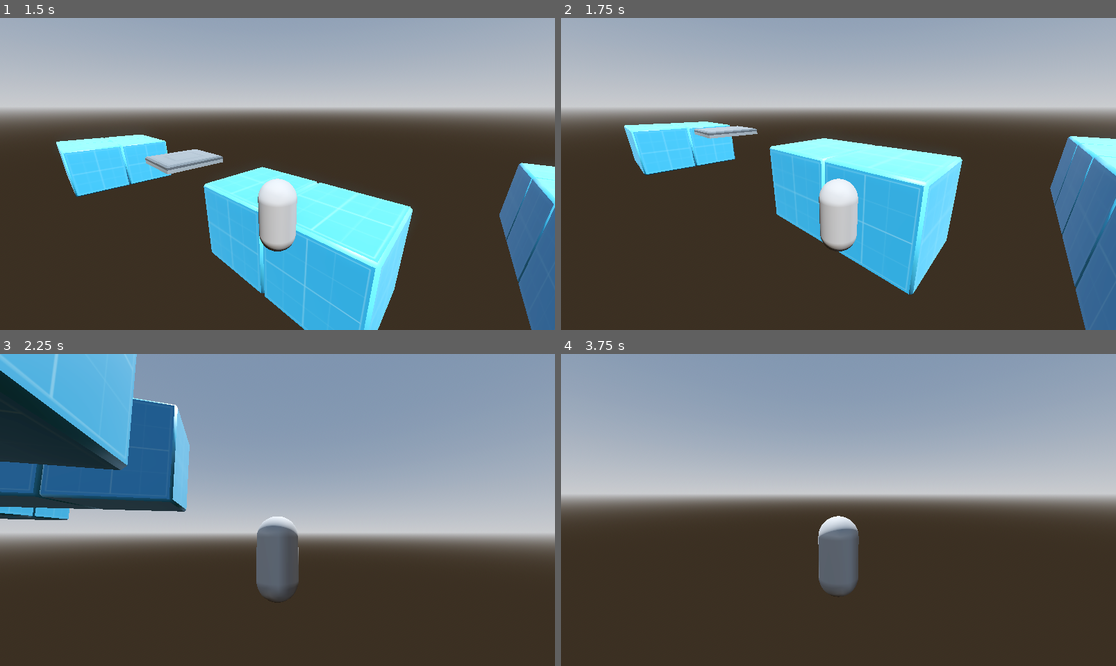
Above: before the commit, frames 1-4 (two rows, left to right).
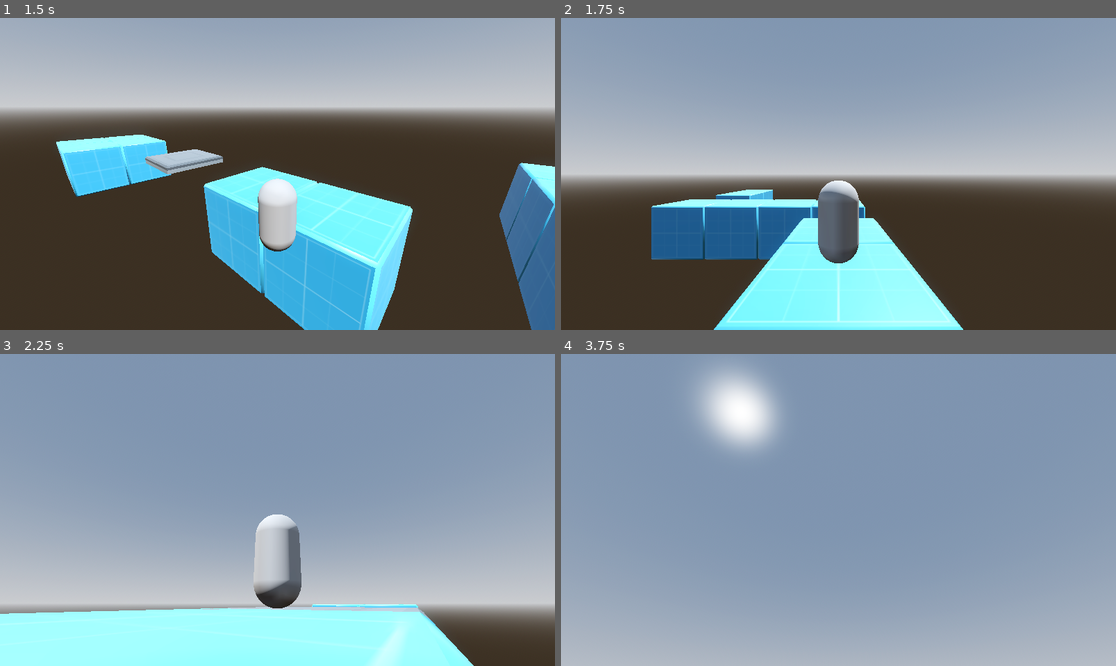
Above: after the commit, the same moments.

Repository: AbsoluteZer0527/My-first-3D-Godot-game
Game: Godot game, scene res://Scenes/game_scene.tscn
Two runs of this game, one before a commit and one after it. Both use one fixed random seed, a clock stepped at 60 frames per second and the inputs below.
Inputs (mouse positions are in pixels of both pictures, inside the frame that each line leads up to):
- Up to frame 1 (1.5 s): tap Enter (ui_accept) at 0.5, 0.77 s; move the mouse to (305, 174) at 0.52 s; hold W (forward) 0.53-1.28 s; tap Tab at 0.6, 1.35 s; move the mouse to (166, 189) at 1.27 s; hold S (backward) from 1.28 s (still down)
- Up to frame 2 (1.75 s): keep holding S (backward); tap Enter (ui_accept) at 1.52 s
- Up to frame 3 (2.25 s): move the mouse to (288, 503) at 2.02 s; release S (backward) at 2.03 s; hold W (forward) from 2.03 s (still down); tap Tab at 2.1 s
- Up to frame 4 (3.75 s): keep holding W (forward); move the mouse to (810, 572) at 2.77 s; tap Tab at 2.85, 3.6 s; tap Enter (ui_accept) at 3.02 s; move the mouse to (877, 513) at 3.52 s

Frame 1 is identical in both runs. In frame 2, 71% of the frame differs, in the area x 0-100%, y 4-100%; in frame 3, 69%; in frame 4, 80%.

Commit message:
Death Zone: Player will be respawn when falling down

Diff:
--- a/First-3D/new-game-project/Scenes/game_scene.tscn
+++ b/First-3D/new-game-project/Scenes/game_scene.tscn
@@ -1,8 +1,9 @@
-[gd_scene load_steps=11 format=3 uid="uid://duvjmwvyd5uii"]
+[gd_scene load_steps=13 format=3 uid="uid://duvjmwvyd5uii"]
 
 [ext_resource type="PackedScene" path="res://Scenes/player.tscn" id="1_x87qo"]
 [ext_resource type="PackedScene" uid="uid://ch5wgsbao1ifm" path="res://Assets/Models/Cube_Prototype_Large_A.gltf" id="2_b6fju"]
 [ext_resource type="PackedScene" uid="uid://cp58xtnmho1kk" path="res://Assets/Models/Floor.gltf" id="3_6h5vk"]
+[ext_resource type="Script" uid="uid://klep18oa8dh7" path="res://game_manager.gd" id="4_fiftr"]
 
 [sub_resource type="ProceduralSkyMaterial" id="ProceduralSkyMaterial_oqyrl"]
 sky_horizon_color = Color(0.66224277, 0.6717428, 0.6867428, 1)
@@ -27,7 +28,7 @@
 tracks/0/type = "value"
 tracks/0/imported = false
 tracks/0/enabled = true
-tracks/0/path = NodePath("Moving Platform:position")
+tracks/0/path = NodePath("MovingPlatform:position")
 tracks/0/interp = 2
 tracks/0/loop_wrap = false
 tracks/0/keys = {
@@ -42,7 +43,7 @@
 tracks/0/type = "value"
 tracks/0/imported = false
 tracks/0/enabled = true
-tracks/0/path = NodePath("Moving Platform:position")
+tracks/0/path = NodePath("MovingPlatform:position")
 tracks/0/interp = 1
 tracks/0/loop_wrap = true
 tracks/0/keys = {
@@ -58,6 +59,8 @@
 &"moving": SubResource("Animation_6h5vk")
 }
 
+[sub_resource type="WorldBoundaryShape3D" id="WorldBoundaryShape3D_1ixah"]
+
 [node name="GameScene" type="Node3D"]
 
 [node name="WorldEnvironment" type="WorldEnvironment" parent="."]
@@ -71,55 +74,66 @@
 [node name="Player" parent="." instance=ExtResource("1_x87qo")]
 transform = Transform3D(1, 0, 0, 0, 1, 0, 0, 0, 1, 12, 5.233398, 24)
 
-[node name="Node3D" type="Node3D" parent="."]
+[node name="Ground" type="Node3D" parent="."]
 
-[node name="Cube_Prototype_Large_A3" parent="Node3D" instance=ExtResource("2_b6fju")]
+[node name="Cube_Prototype_Large_A3" parent="Ground" instance=ExtResource("2_b6fju")]
 transform = Transform3D(1, 0, 0, 0, 1, 0, 0, 0, 1, 0, 0, 4)
 
-[node name="Cube_Prototype_Large_A2" parent="Node3D" instance=ExtResource("2_b6fju")]
+[node name="Cube_Prototype_Large_A2" parent="Ground" instance=ExtResource("2_b6fju")]
 
-[node name="Cube_Prototype_Large_A4" parent="Node3D" instance=ExtResource("2_b6fju")]
+[node name="Cube_Prototype_Large_A4" parent="Ground" instance=ExtResource("2_b6fju")]
 transform = Transform3D(1, 0, 0, 0, 1, 0, 0, 0, 1, 0, 0, 12)
 
-[node name="Cube_Prototype_Large_A5" parent="Node3D" instance=ExtResource("2_b6fju")]
+[node name="Cube_Prototype_Large_A5" parent="Ground" instance=ExtResource("2_b6fju")]
 transform = Transform3D(1, 0, 0, 0, 1, 0, 0, 0, 1, 4, 0, 12)
 
-[node name="Cube_Prototype_Large_A6" parent="Node3D" instance=ExtResource("2_b6fju")]
+[node name="Cube_Prototype_Large_A6" parent="Ground" instance=ExtResource("2_b6fju")]
 transform = Transform3D(1, 0, 0, 0, 1, 0, 0, 0, 1, 8, 0, 12)
 
-[node name="Cube_Prototype_Large_A7" parent="Node3D" instance=ExtResource("2_b6fju")]
+[node name="Cube_Prototype_Large_A7" parent="Ground" instance=ExtResource("2_b6fju")]
 transform = Transform3D(1, 0, 0, 0, 1, 0, 0, 0, 1, 12, 0, 12)
 
-[node name="Cube_Prototype_Large_A8" parent="Node3D" instance=ExtResource("2_b6fju")]
+[node name="Cube_Prototype_Large_A8" parent="Ground" instance=ExtResource("2_b6fju")]
 transform = Transform3D(1, 0, 0, 0, 1, 0, 0, 0, 1, 12, 0, 20)
 
-[node name="Cube_Prototype_Large_A9" parent="Node3D" instance=ExtResource("2_b6fju")]
+[node name="Cube_Prototype_Large_A9" parent="Ground" instance=ExtResource("2_b6fju")]
 transform = Transform3D(1, 0, 0, 0, 1, 0, 0, 0, 1, 12, 0, 24)
 
-[node name="Cube_Prototype_Large_A13" parent="Node3D" instance=ExtResource("2_b6fju")]
+[node name="Cube_Prototype_Large_A13" parent="Ground" instance=ExtResource("2_b6fju")]
 transform = Transform3D(1, 0, 0, 0, 1, 0, 0, 0, 1, 12, 0, 47)
 
-[node name="Cube_Prototype_Large_A11" parent="Node3D" instance=ExtResource("2_b6fju")]
+[node name="Cube_Prototype_Large_A11" parent="Ground" instance=ExtResource("2_b6fju")]
 transform = Transform3D(1, 0, 0, 0, 1, 0, 0, 0, 1, 12, 0, 43)
 
-[node name="Cube_Prototype_Large_A14" parent="Node3D" instance=ExtResource("2_b6fju")]
+[node name="Cube_Prototype_Large_A14" parent="Ground" instance=ExtResource("2_b6fju")]
 transform = Transform3D(1, 0, 0, 0, 1, 0, 0, 0, 1, 16, 0, 47)
 
-[node name="Cube_Prototype_Large_A12" parent="Node3D" instance=ExtResource("2_b6fju")]
+[node name="Cube_Prototype_Large_A12" parent="Ground" instance=ExtResource("2_b6fju")]
 transform = Transform3D(1, 0, 0, 0, 1, 0, 0, 0, 1, 16, 0, 43)
 
-[node name="Moving Platform" type="AnimatableBody3D" parent="."]
+[node name="MovingPlatform" type="AnimatableBody3D" parent="."]
 transform = Transform3D(1, 0, 0, 0, 1, 0, 0, 0, 1, 12, 4, 38.111576)
 metadata/_edit_group_ = true
 
-[node name="Floor2" parent="Moving Platform" instance=ExtResource("3_6h5vk")]
+[node name="Floor2" parent="MovingPlatform" instance=ExtResource("3_6h5vk")]
 
-[node name="CollisionShape3D" type="CollisionShape3D" parent="Moving Platform"]
+[node name="CollisionShape3D" type="CollisionShape3D" parent="MovingPlatform"]
 shape = SubResource("BoxShape3D_fiftr")
 
-[node name="AnimationPlayer" type="AnimationPlayer" parent="Moving Platform"]
+[node name="AnimationPlayer" type="AnimationPlayer" parent="MovingPlatform"]
 root_node = NodePath("../..")
 libraries = {
 &"": SubResource("AnimationLibrary_1ixah")
 }
 autoplay = "moving"
+
+[node name="DeathZone" type="Area3D" parent="."]
+transform = Transform3D(1, 0, 0, 0, 1, 0, 0, 0, 1, 0, 2.6502304, 0)
+
+[node name="CollisionShape3D" type="CollisionShape3D" parent="DeathZone"]
+shape = SubResource("WorldBoundaryShape3D_1ixah")
+
+[node name="GameManager" type="Node3D" parent="."]
+script = ExtResource("4_fiftr")
+
+[connection signal="body_entered" from="DeathZone" to="GameManager" method="respawn_player"]
--- /dev/null
+++ b/First-3D/new-game-project/game_manager.gd
@@ -0,0 +1,15 @@
+extends Node3D
+
+
+# Called when the node enters the scene tree for the first time.
+func _ready() -> void:
+	pass # Replace with function body.
+
+
+# Called every frame. 'delta' is the elapsed time since the previous frame.
+func _process(delta: float) -> void:
+	pass
+
+func respawn_player(body: Node3D) -> void:
+	if body is CharacterBody3D:
+		get_tree().reload_current_scene()
Not shown, added: First-3D/new-game-project/game_manager.gd.uid
